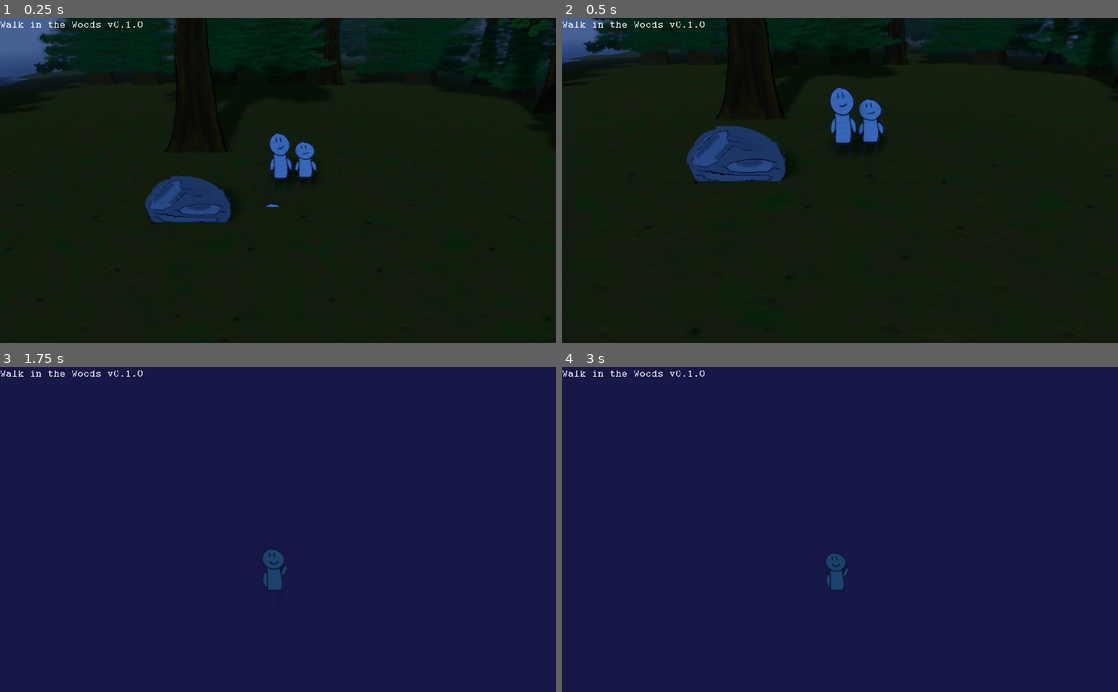
Above: before the commit, frames 1-4 (two rows, left to right).
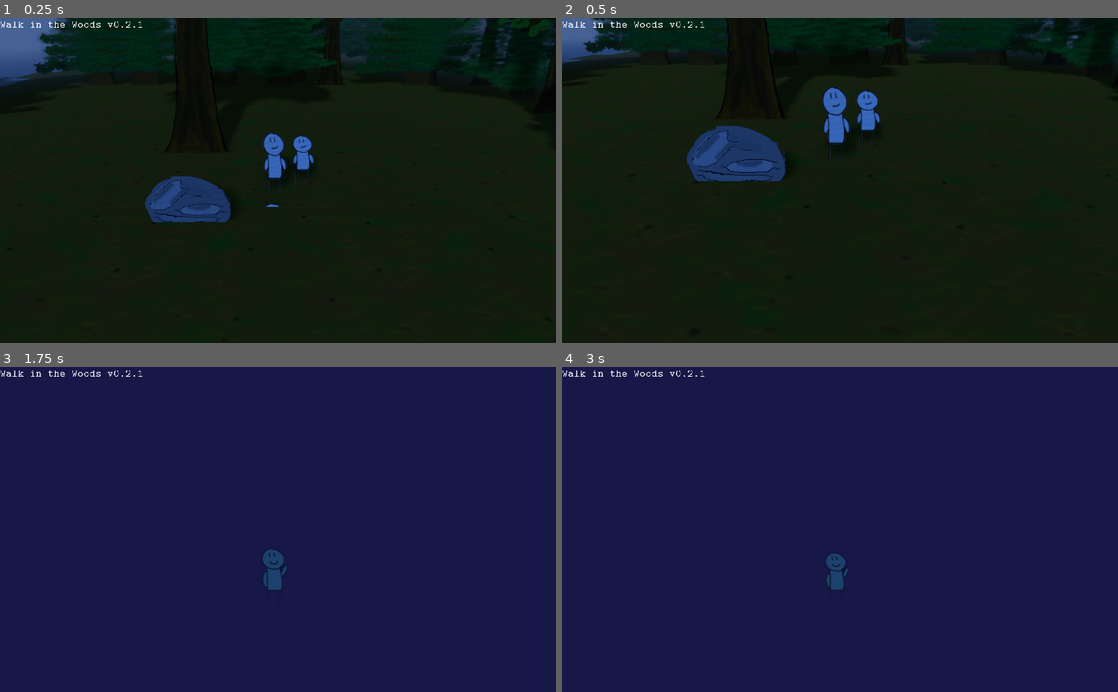
Above: after the commit, the same moments.

Repository: Schoperation/AllTheStarsAtNight
Game: Godot game, scene res://world/World.tscn
The game is run twice, just before and just after one commit, with the same random seed, the same clock (stepped at 60 frames per second) and the same inputs.
Inputs (mouse positions are in pixels of both pictures, inside the frame that each line leads up to):
- Up to frame 1 (0.25 s): no input
- Up to frame 2 (0.5 s): no input
- Up to frame 3 (1.75 s): move the mouse to (400, 513) at 0.52 s; hold D (move_right) 0.53-1.28 s; tap Mouse wheel up (zoom_in) at 0.6 s; click (400, 513) at 0.67 s; move the mouse to (166, 545) at 1.27 s; hold S (move_down) from 1.28 s (still down); tap Mouse wheel down (zoom_out) at 1.35 s
- Up to frame 4 (3 s): tap Enter at 2 s; move the mouse to (895, 458) at 2.02 s; release S (move_down) at 2.03 s; hold D (move_right) 2.03-2.78 s; tap Mouse wheel up (zoom_in) at 2.1 s; tap Space at 2.75 s; move the mouse to (812, 594) at 2.77 s; hold W (move_up) from 2.78 s (still down); tap Mouse wheel down (zoom_out) at 2.85 s; click (812, 594) at 2.92 s

The runs differ from the first frame. In frame 1, 0.8% of the frame differs, in the area x 22-58%, y 1-54%; in frame 2, 1.1%, in the area x 22-59%, y 1-44%; in frame 3, less than 0.1%; in frame 4, less than 0.1%.

Commit message:
Fixed follower bug for sure

Diff:
--- a/follower/Follower.gd
+++ b/follower/Follower.gd
@@ -18,44 +18,25 @@
 # Travel to the player... so far just straight lines
 func pathfind():
 
-	# Calc distance to player
-	var distanceZ = player.transform.origin.z - self.transform.origin.z
-	var distanceX = player.transform.origin.x - self.transform.origin.x
-	var distance = self.transform.origin.distance_to(player.transform.origin)
-	var travelZ = distanceZ / 50
-	var travelX = distanceX / 50
+	# Let Barfite travel to the player and Vigil follow Barfite
+	if isBarfite:
+		var distanceZ = player.transform.origin.z - self.transform.origin.z
+		var distanceX = player.transform.origin.x - self.transform.origin.x
+		var travelZ = distanceZ / 50
+		var travelX = distanceX / 50
 
-	if abs(distanceX) > 3:
-		translate(Vector3(travelX, 0, 0))
-	if abs(distanceZ) > 3:
-		translate(Vector3(0, 0, travelZ))
-
-	# Make sure they aren't stuck in each other
-	# Calc distance to other follower
-	if isBarfite:
+		if abs(distanceX) > 3:
+			translate(Vector3(travelX, 0, 0))
+		if abs(distanceZ) > 3:
+			translate(Vector3(0, 0, travelZ))
+	else:
 		var distance2Z = otherFollower.transform.origin.z - self.transform.origin.z
 		var distance2X = otherFollower.transform.origin.x - self.transform.origin.x
 		#var distance2 = self.transform.origin.distance_to(otherFollower.transform.origin)
-		var travel2Z = distance2Z / 50
-		var travel2X = distance2X / 50
+		var travel2Z = distance2Z / 30
+		var travel2X = distance2X / 30
 
 		if abs(distance2X) > 3:
 			translate(Vector3(travel2X, 0, 0))
 		if abs(distance2Z) > 3:
 			translate(Vector3(0, 0, travel2Z))
-	"""
-	var distance2Z = otherFollower.transform.origin.z - self.transform.origin.z
-	var distance2X = otherFollower.transform.origin.x - self.transform.origin.x
-	var distance2 = self.transform.origin.distance_to(otherFollower.transform.origin)
-	var travel2Z = distanceZ / 50
-	var travel2X = distanceX / 50
-
-	if abs(distance2X) > 3:
-		translate(Vector3(travel2X, 0, 0))
-	#elif abs(distance2X) < 2:
-	#	translate(Vector3(-1 * travel2X, 0, 0))
-	if abs(distance2Z) > 3:
-		translate(Vector3(0, 0, travel2Z))
-	#elif abs(distance2Z) < 2:
-	#	translate(Vector3(-1 * travel2Z, 0, 0))
-	"""
--- a/ui/UI.tscn
+++ b/ui/UI.tscn
@@ -10,7 +10,7 @@
 margin_bottom = 48.0
 mouse_default_cursor_shape = 16
 custom_fonts/normal_font = ExtResource( 1 )
-text = "Walk in the Woods v0.1.0"
+text = "Walk in the Woods v0.2.1"
 scroll_active = false
 __meta__ = {
 "_edit_use_anchors_": false
